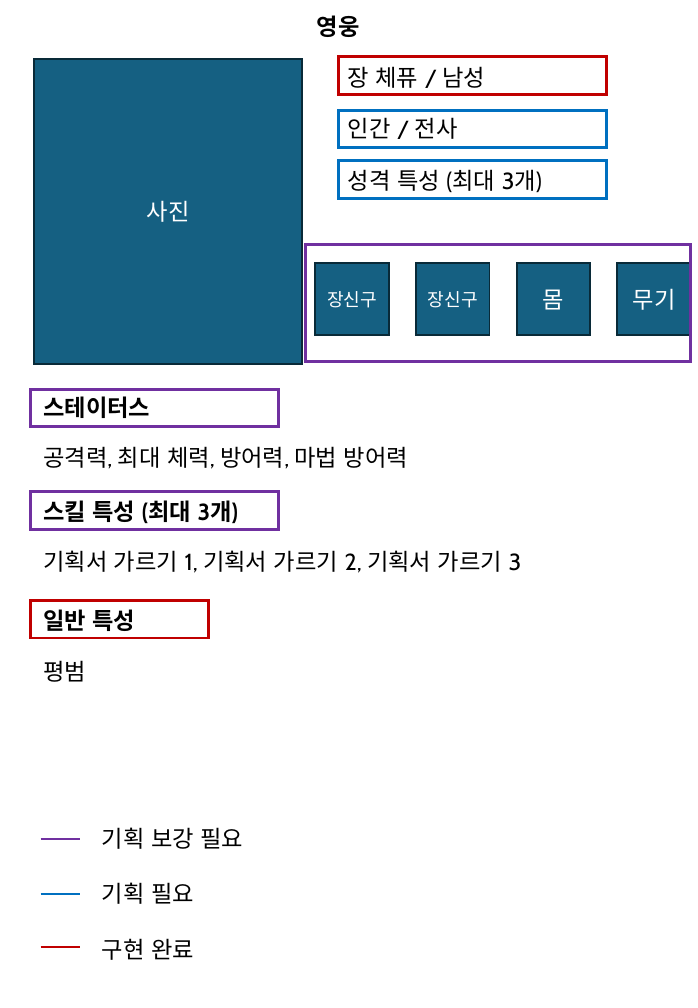
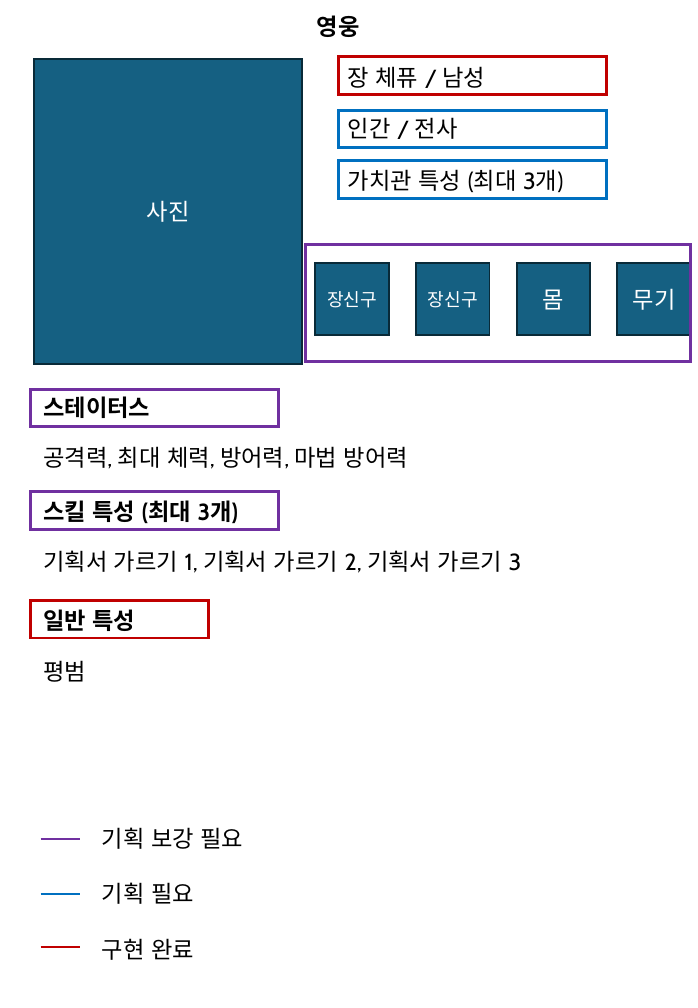
Before and after one commit to kauthor/FluffyDiscatDevelop, a slide deck: slide 1 of Plan/기타문서/기획서/캐릭터.pptx. Drawn at 698x1008 pixels with LibreOffice and Linux fonts; fonts in the diff are those of the drawing. Boxes give left, top, right and bottom in pixels: in the first picture for what was removed or moved away, otherwise in the second. Text is boxed around its words. In the diff, an @@ line names an element or a change of style, - is before the commit and + after.

```diff
--- a/Plan/기타문서/기획서/캐릭터.pptx
+++ b/Plan/기타문서/기획서/캐릭터.pptx
@@ text at (x1=348, y1=169, x2=563, y2=192): text changed @@
-성격 특성 (최대 3개)
+가치관 특성 (최대 3개)
```
Also in this commit, not shown: 1 slide removed, 2 other files.
